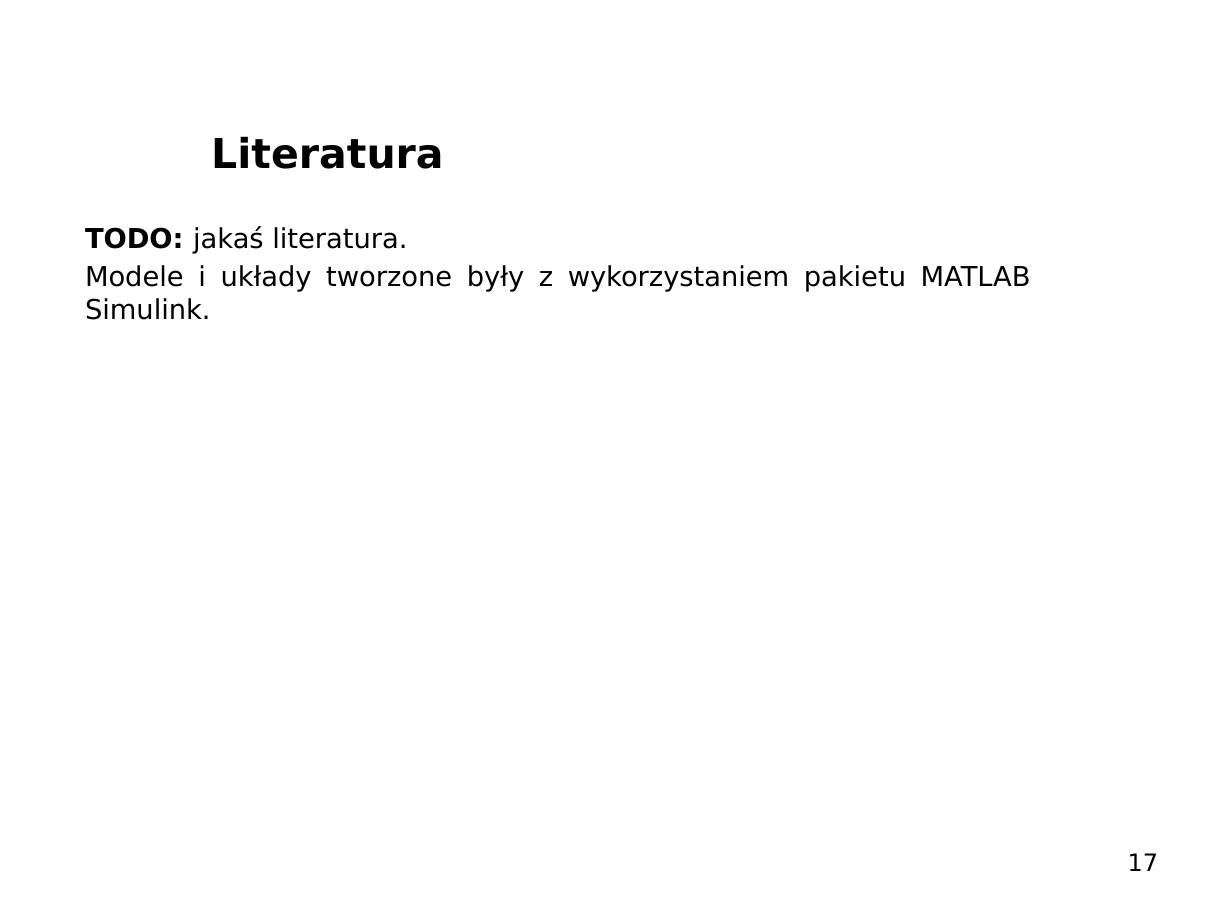
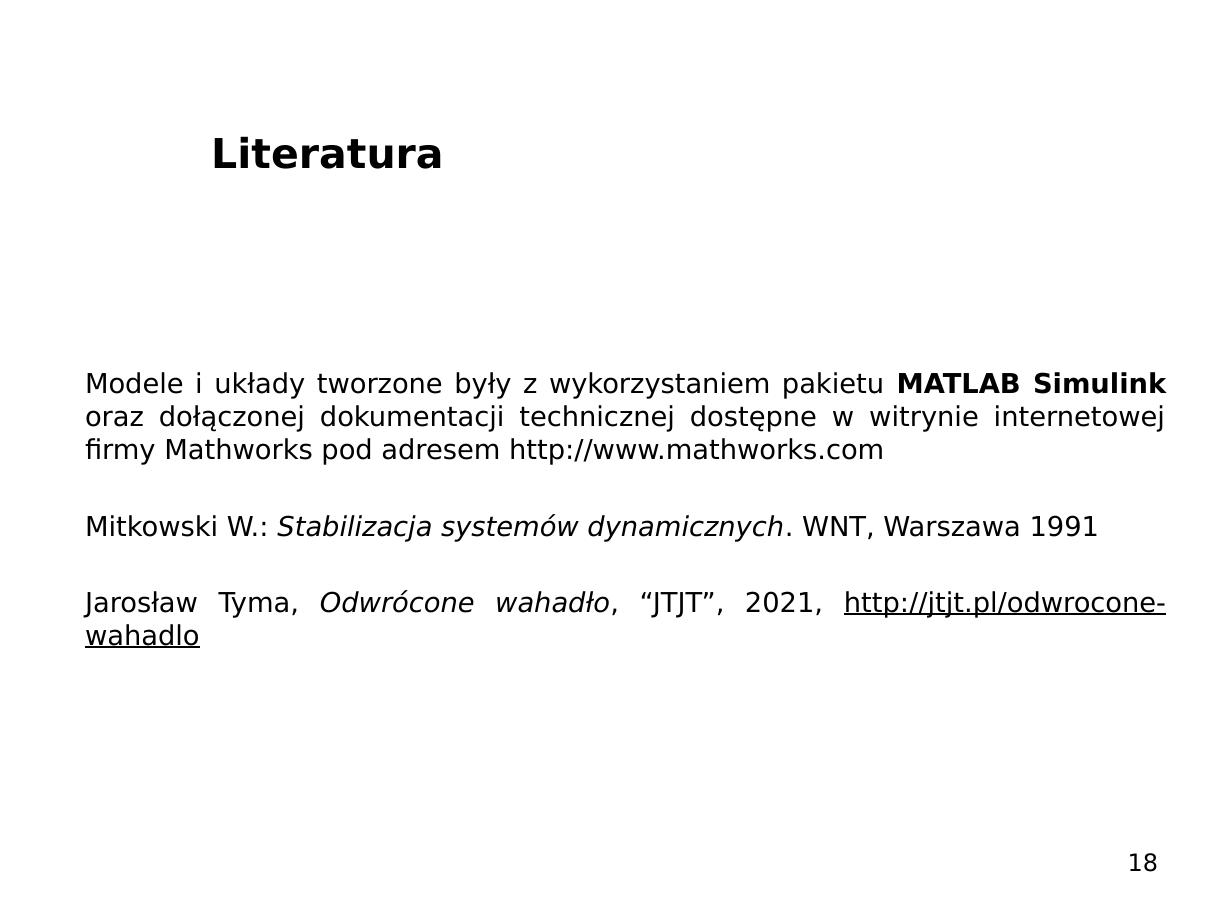
Before and after one commit to WasuMrTomass0/InvertedPendulum, a slide deck: slide 18 of prezentacja_lp1.pptx (slide 17 before the commit). Drawn at 1232x924 pixels with LibreOffice and Linux fonts; fonts in the diff are those of the drawing; background and template pictures are left out. Boxes give left, top, right and bottom in pixels: in the first picture for what was removed or moved away, otherwise in the second. Text is boxed around its words. In the diff, an @@ line names an element or a change of style, - is before the commit and + after.

```diff
--- a/prezentacja_lp1.pptx
+++ b/prezentacja_lp1.pptx
@@ text at (85, 372, 1166, 648): text changed @@
-TODO: jakaś literatura.
-Modele i układy tworzone były z wykorzystaniem pakietu MATLAB Simulink.
+Modele i układy tworzone były z wykorzystaniem pakietu MATLAB Simulink oraz dołączonej dokumentacji technicznej dostępne w witrynie internetowej firmy Mathworks pod adresem http://www.mathworks.com
+Mitkowski W.: Stabilizacja systemów dynamicznych. WNT, Warszawa 1991
+Jarosław Tyma, Odwrócone wahadło, “JTJT”, 2021, http://jtjt.pl/odwrocone-wahadlo
@@ page number at (1128, 853, 1159, 872): text changed @@
-17
+18
```
Also in this commit, not shown: 13 other slides changed, 1 slide added.
